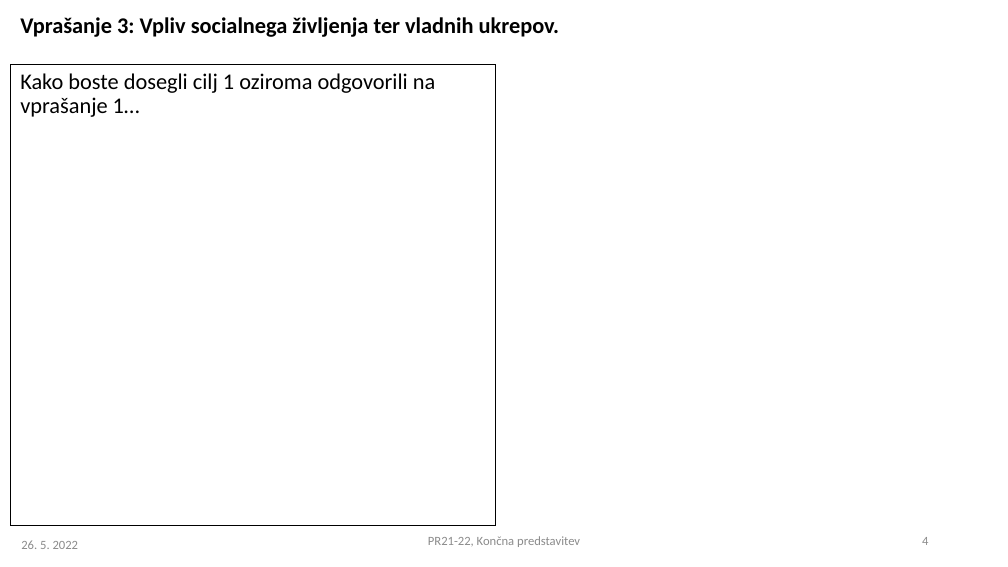
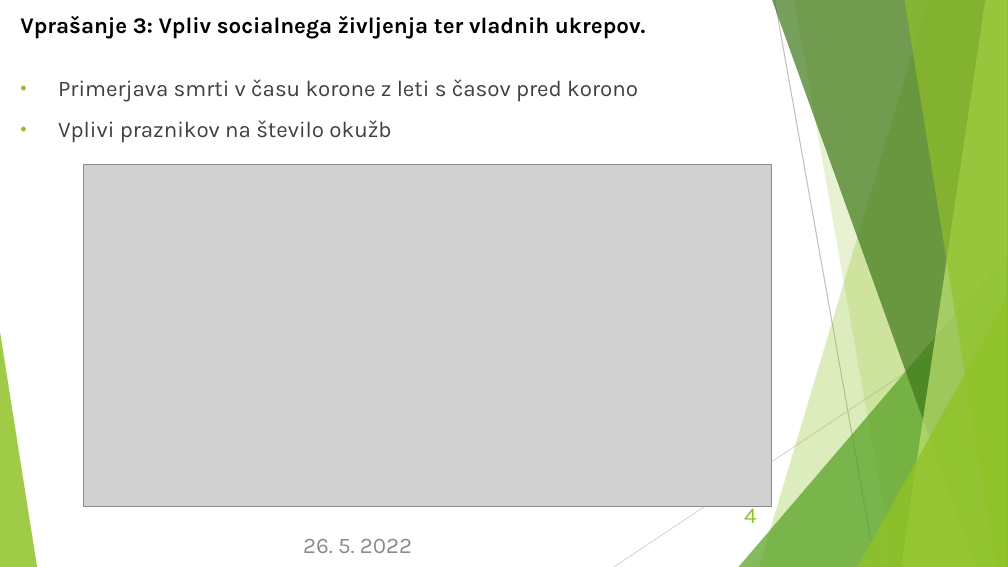
Before and after one commit to SerugaDavid/PR21DSZHMM, a slide deck: slide 4 of predstavitve/PR2021-22_koncna_01.pptx. Drawn at 1008x567 pixels with LibreOffice and Linux fonts; fonts in the diff are those of the drawing; grey boxes stand for pictures. Boxes give left, top, right and bottom in pixels: in the first picture for what was removed or moved away, otherwise in the second. Text is boxed around its words. In the diff, an @@ line names an element or a change of style, - is before the commit and + after.

Commit message:
Koncna predstavitev, povečan font na slikah

```diff
--- a/predstavitve/PR2021-22_koncna_01.pptx
+++ b/predstavitve/PR2021-22_koncna_01.pptx
@@ text "Vprašanje 3: Vpliv socialnega življenja ..." at box(20, 16, 645, 39): font Calibri to Karla @@
@@ text removed at box(10, 65, 496, 525) @@
-Kako boste dosegli cilj 1 oziroma odgovorili na vprašanje 1…
@@ text added at box(58, 79, 638, 143), 16 pt, text #404040 @@
+• Primerjava smrti v času korone z leti s časov pred korono
+• Vplivi praznikov na število okužb
@@ picture added at box(84, 164, 772, 507) @@
@@ group added at box(0, 0, 1008, 567): 5 freeform shapes, 3 triangles, 2 lines @@
@@ page number: place and size @@
-page number at box(922, 537, 928, 545)
+page number at box(744, 502, 756, 523)
@@ page number at box(744, 502, 756, 523): size 9 to 16 pt, font Calibri to Karla, text colour #8C8C8C to #90C226 @@
@@ text "26. 5. 2022" at box(303, 539, 412, 553): size 9 to 16 pt, font Calibri to Karla; alignment left to right @@
@@ text removed at box(428, 536, 580, 547) @@
-PR21-22, Končna predstavitev
```
Also in this commit, not shown: 4 other slides changed, 9 other files.
